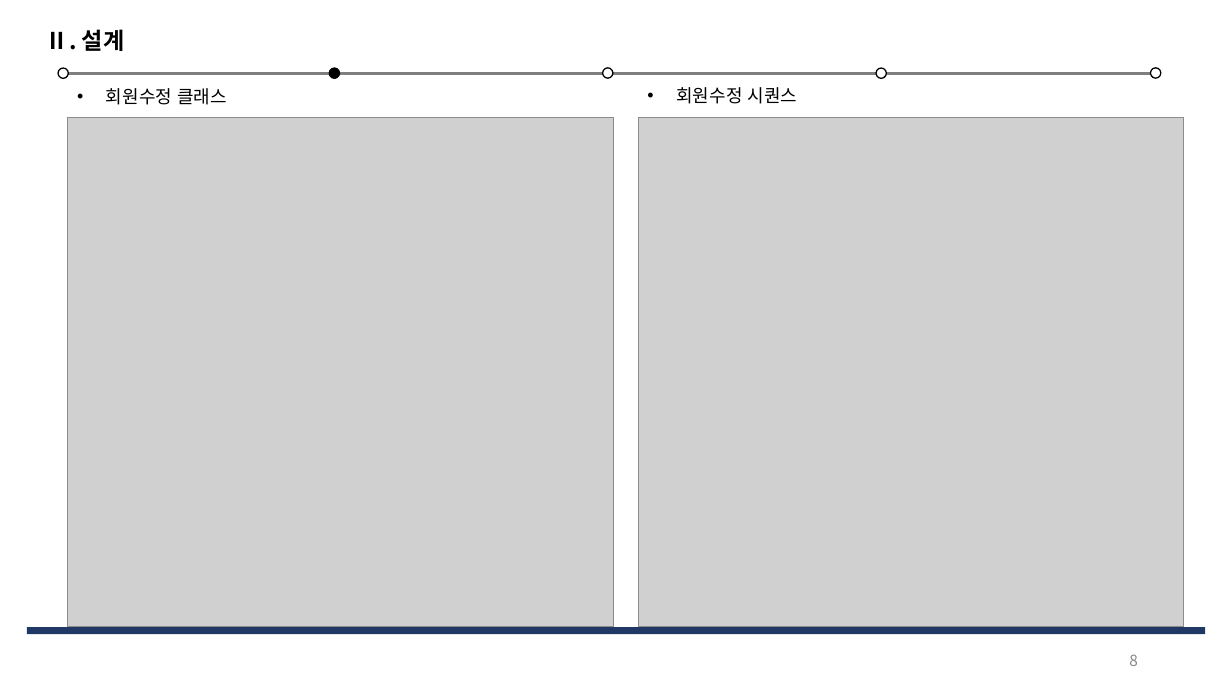
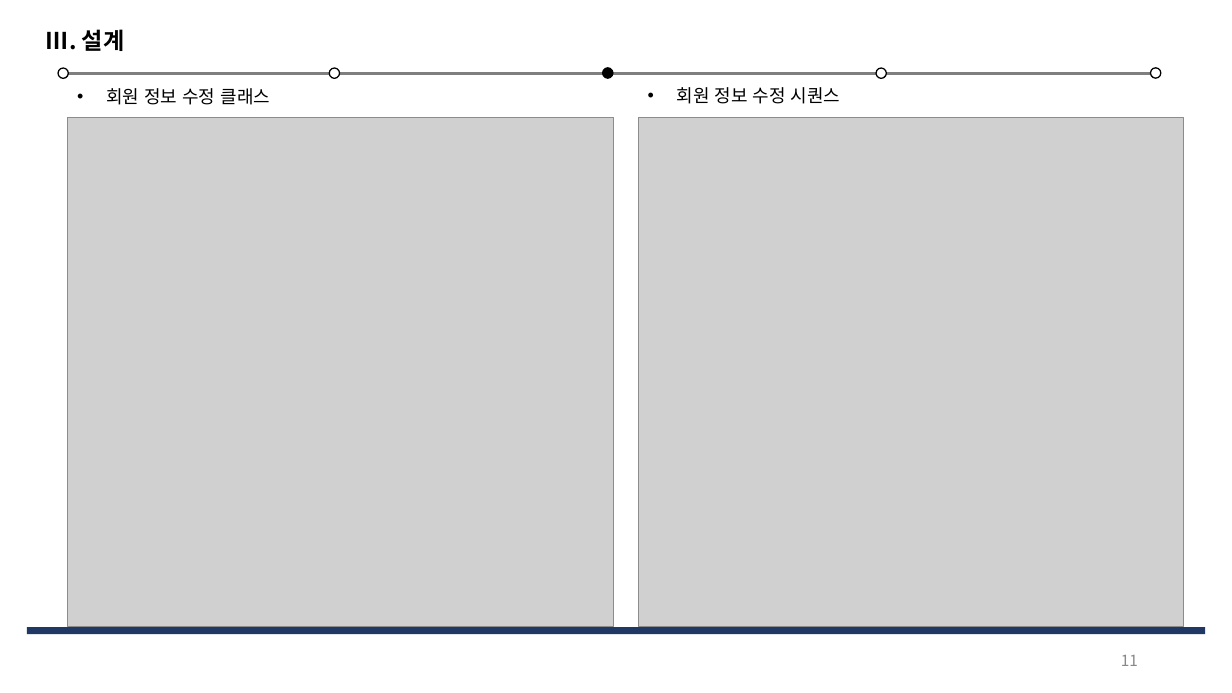
Before and after one commit to Jeeseob/SoftwareEngineering, a slide deck: slide 11 of 소공_기말발표.pptx (slide 8 before the commit). Drawn at 1232x693 pixels with LibreOffice and Linux fonts; fonts in the diff are those of the drawing; grey boxes stand for pictures. Boxes give left, top, right and bottom in pixels: in the first picture for what was removed or moved away, otherwise in the second. Text is boxed around its words. In the diff, an @@ line names an element or a change of style, - is before the commit and + after.

```diff
--- a/소공_기말발표.pptx
+++ b/소공_기말발표.pptx
@@ text at [46, 29, 125, 51]: text changed @@
-Ⅱ. 설계
+Ⅲ. 설계
@@ text at [106, 88, 271, 105]: text changed @@
-• 회원수정 클래스
+• 회원 정보 수정 클래스
@@ ellipse at [329, 68, 339, 79]: fill #000000 to #FFFFFF @@
@@ ellipse at [603, 67, 613, 78]: fill #FFFFFF to #000000 @@
@@ text at [676, 87, 841, 104]: text changed @@
-• 회원수정 시퀀스
+• 회원 정보 수정 시퀀스
@@ page number at [1121, 655, 1138, 666]: text changed @@
-8
+11
```
Also in this commit, not shown: 21 other slides changed, 3 slides added.
